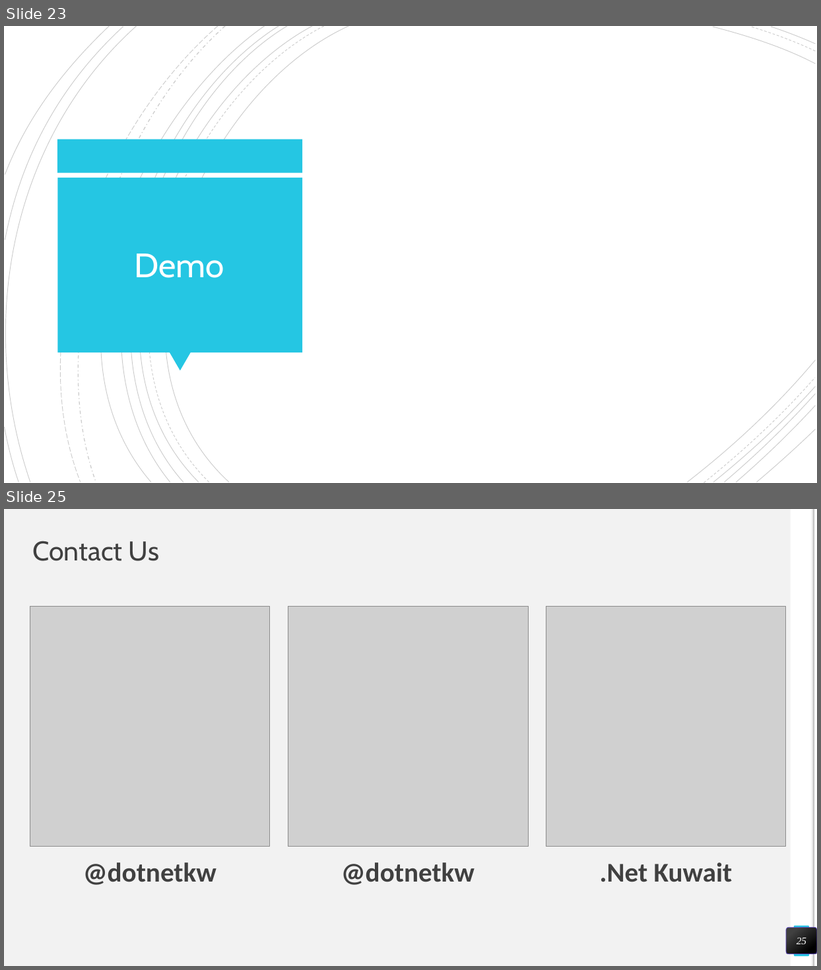
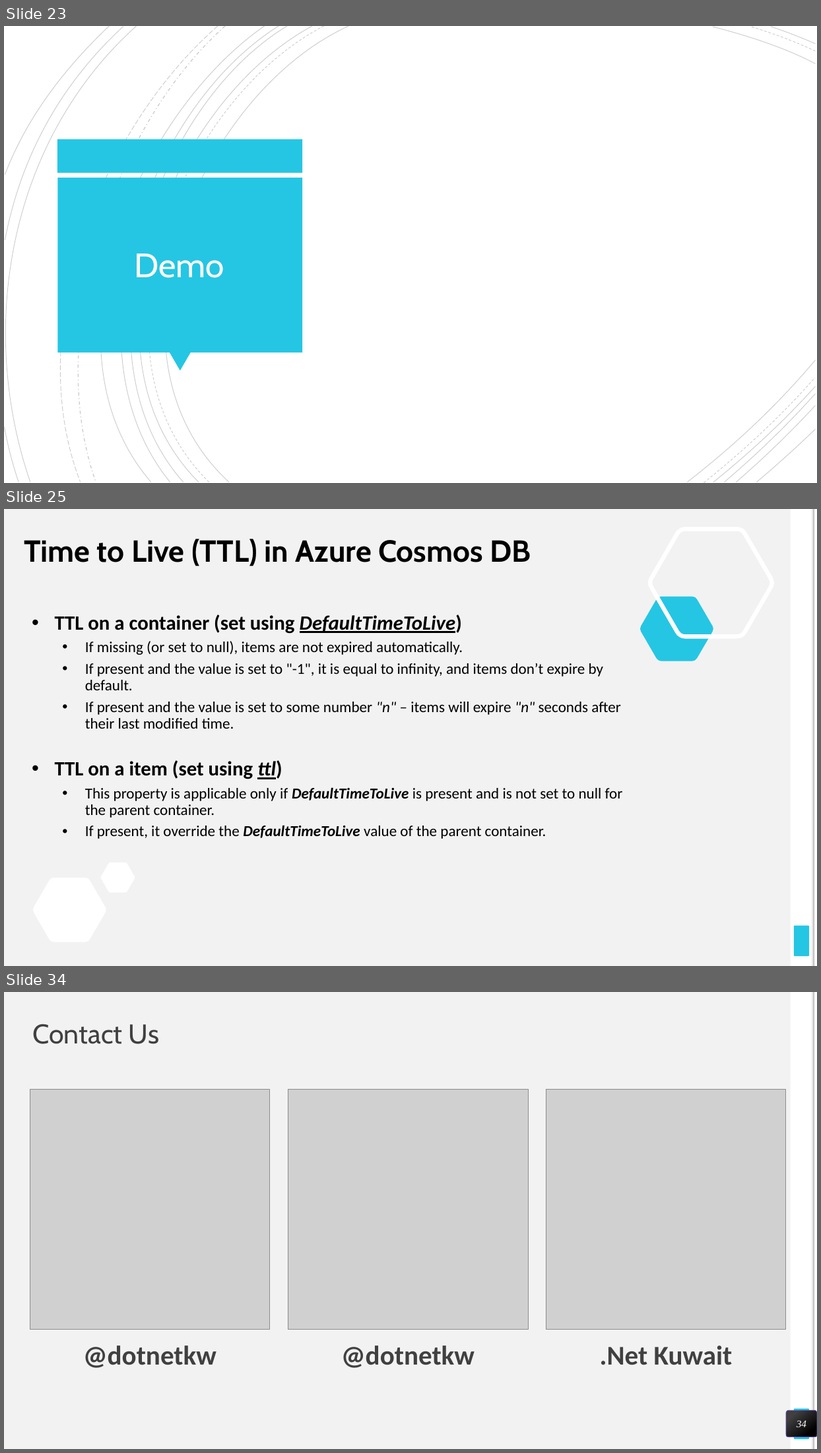
Before and after one commit to miroprocessor/azure-kuwait, a slide deck: 4- Intro to Azure Cosmos DB/Intro to Azure Cosmos DB.pptx. Shown one above the other, each under a label of ours: slides 23 and 25 before the commit, slides 23, 25 and 34 after it; the slides between them are not shown. The pictures are 821x970 and 821x1453 pixels, drawn with LibreOffice and Linux fonts; fonts in the diff are those of the drawing; grey boxes stand for pictures. Boxes give left, top, right and bottom in pixels: in the first picture for what was removed or moved away, otherwise in the second. Text is boxed around its words. In the diff, an @@ line names an element or a change of style, - is before the commit and + after.

```diff
--- a/4- Intro to Azure Cosmos DB/Intro to Azure Cosmos DB.pptx
+++ b/4- Intro to Azure Cosmos DB/Intro to Azure Cosmos DB.pptx
@@ slide 25 added at [4, 509, 817, 966], background #F2F2F2; not listed: 5 template elements that a slide beside it also shows @@
@@ title added at [24, 539, 531, 566], 36 pt, text #000000, bold @@
+Time to Live (TTL) in Azure Cosmos DB
@@ freeform shape added at [650, 529, 773, 636], outline #FFFFFF 5 pt @@
@@ freeform shape added at [640, 597, 714, 661], fill #25C6E3 @@
@@ text added at [55, 615, 623, 839], 18 pt, text #000000 @@
+  • TTL on a container (set using DefaultTimeToLive)
+    • If missing (or set to null), items are not expired automatically.
+    • If present and the value is set to "-1", it is equal to infinity, and items don’t expire by default.
+    • If present and the value is set to some number "n" – items will expire "n" seconds after their last modified time.
+  • TTL on a item (set using ttl)
+    • This property is applicable only if DefaultTimeToLive is present and is not set to null for the parent container.
+    • If present, it override the DefaultTimeToLive value of the parent container.
@@ freeform shape added at [101, 863, 135, 892], fill #FFFFFF @@
@@ freeform shape added at [32, 878, 106, 943], fill #FFFFFF @@
@@ what was slide 25 is now slide 34 @@
@@ page number at [797, 1421, 807, 1428]: text changed @@
-25
+34
```
Also in this commit, not shown: 2 slides changed, 8 other slides added, 2 other files.
